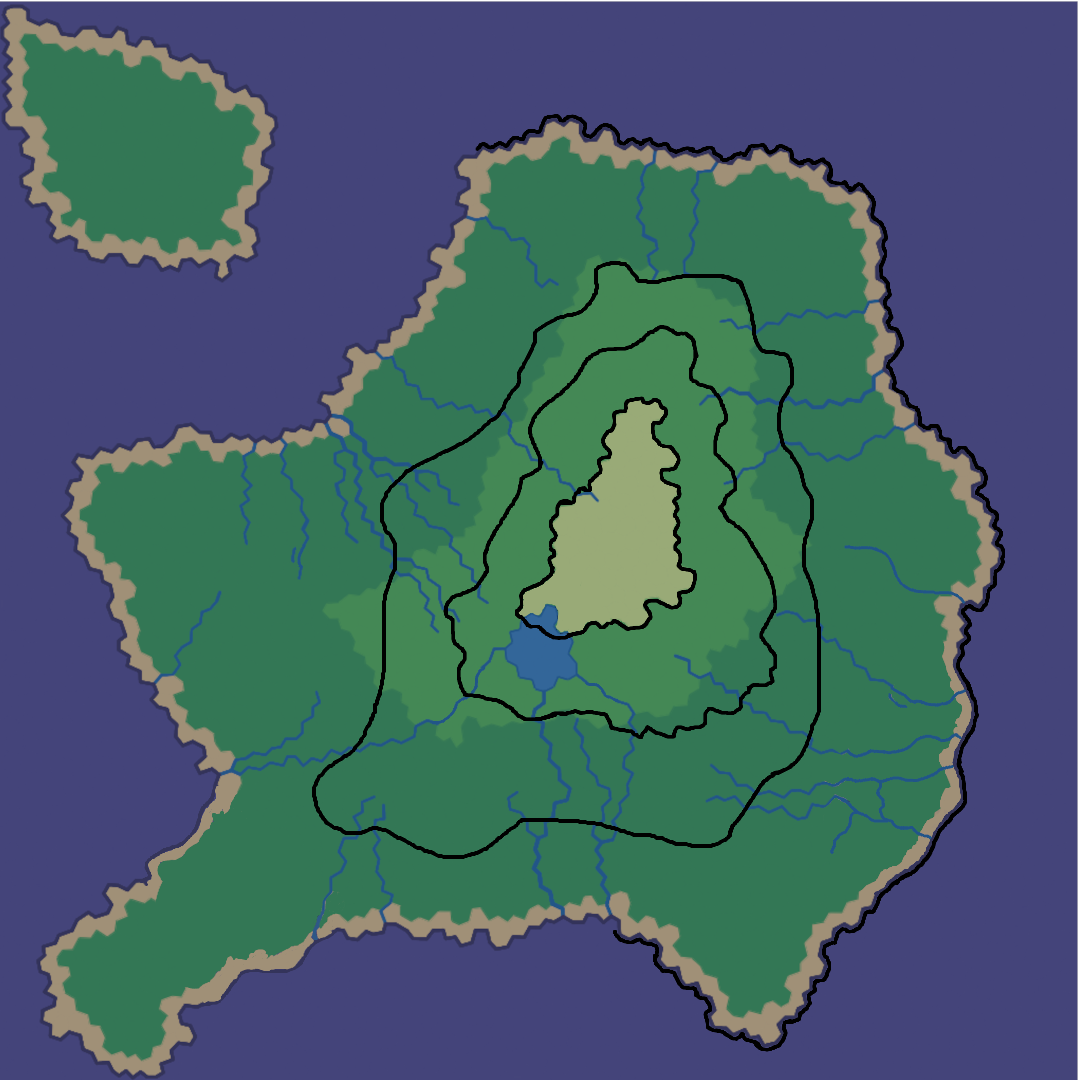
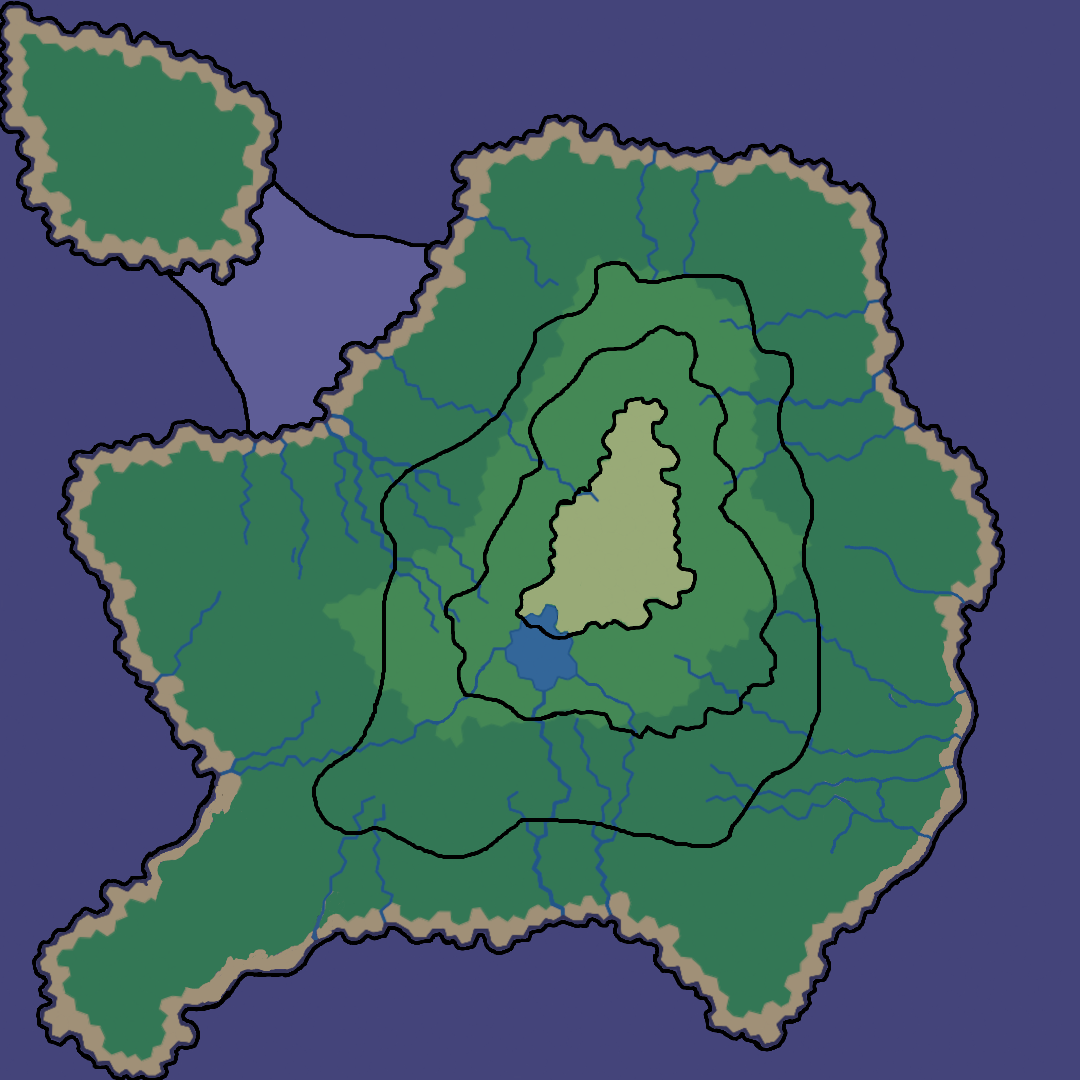
Layers edited between the first and the second (1080, 1080) image:
added group "Island" with 1 layers above "Hard Biome (Dark Forest)" over <box>0,0,282,276</box>
added layer "Island Biome" in group "Island" over <box>0,0,282,276</box>
painted on "Hard Biome (Dark Forest)" over <box>32,148,619,1080</box>
added layer "Shallow Water copy" above "Shallow Water" over <box>161,181,438,440</box>
added layer "Shallow Water" above "Land Bridge (bottom left)" over <box>161,181,438,440</box>
renamed "Impossible Biome (DEATH)" to "Land Bridge (bottom left)", moved it above "Background copy" over <box>140,784,345,1007</box>
painted on "Background copy" over <box>0,0,1080,1080</box>
